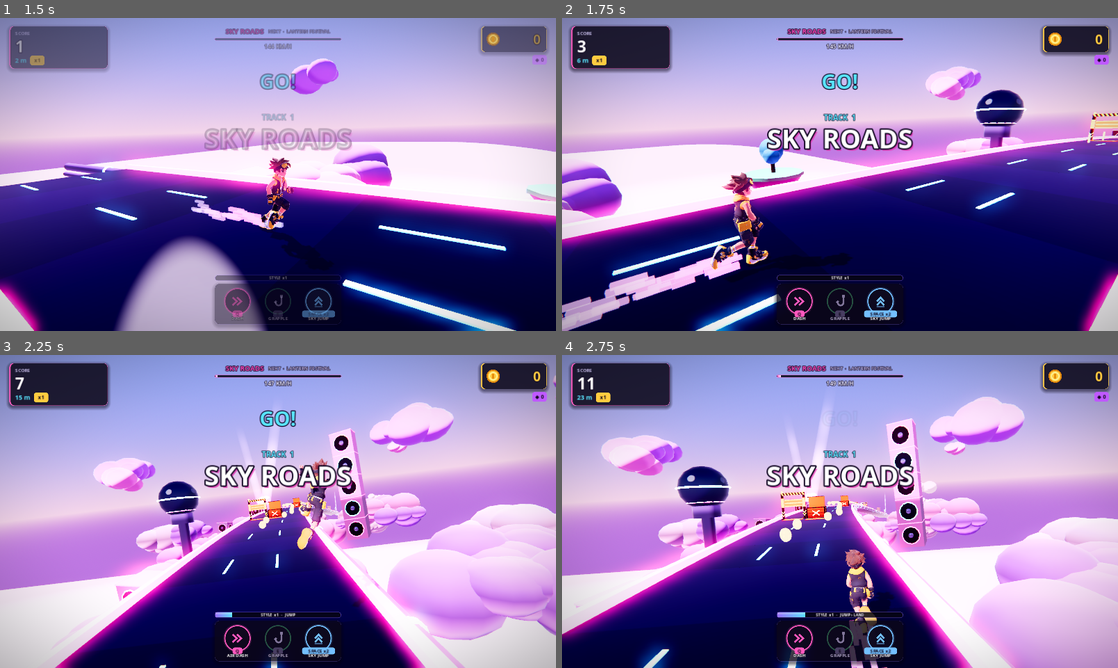
Above: before the commit, frames 1-4 (two rows, left to right).
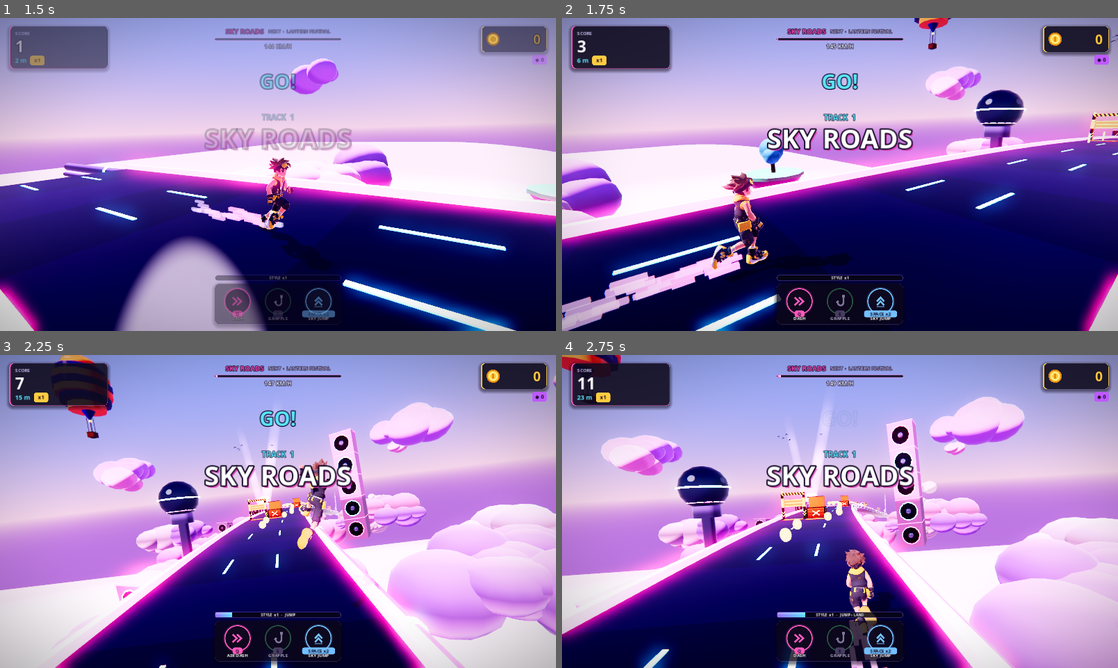
Above: after the commit, the same moments.

Repository: gaddixegaming-ux/SkylinRush
Game: Godot game, scene res://main.tscn
The game is run twice, just before and just after one commit, with the same random seed, the same clock (stepped at 60 frames per second) and the same inputs.
Inputs (mouse positions are in pixels of both pictures, inside the frame that each line leads up to):
- Up to frame 1 (1.5 s): click "▶ PLAY SPACE" at 0.5 s; click "▶ PLAY SPACE" at 1.25 s
- Up to frame 2 (1.75 s): no input
- Up to frame 3 (2.25 s): tap Enter (confirm) at 2 s; move the mouse to (400, 495) at 2.02 s; hold D (right) from 2.03 s (still down); hold W (jump) from 2.03 s (still down); click (400, 495) at 2.17 s
- Up to frame 4 (2.75 s): keep holding D (right); keep holding W (jump)

Frame 1 is identical in both runs. In frame 2, 0.3% of the frame differs, in the area x 63-100%, y 0-11%; in frame 3, 0.6%, in the area x 9-50%, y 0-31%; in frame 4, 0.3%.

Commit message:
Signs with 3D logos, billboards, hot-air balloons, birds, kites, blimps, turbines, lighthouse, plazas
- 10 fictional brands with primitive-built 3D logos (cup, burger, pizza, note, heart,
  star, ice-cream, donut, soda, bolt) on A-frame boards, pole signs and billboards
- far-layer ambience per map: hot-air balloons, bird flocks, kites, blimps, wind
  turbines, lighthouse; town plazas with fountains; flower beds
- brighter underpass, closer / bigger TITAN, test switch to keep warp tunnels out
  of the route test

Co-Authored-By: Claude Opus 5.5 <noreply@anthropic.com>
Claude-Session: https://claude.ai/code/session_01RG8yggh11HgPDzn9FhfbN7

Diff:
--- a/skyline_rush/scripts/enemies.gd
+++ b/skyline_rush/scripts/enemies.gd
@@ -280,10 +280,10 @@
 	# ---- titan (mini-boss)
 	if titan != null:
 		titan_t -= delta
-		var tz := -34.0 if titan_t > 1.5 else -120.0
+		var tz := -26.0 if titan_t > 1.5 else -120.0
 		titan.position.z = lerpf(titan.position.z, tz, 1.0 - exp(-1.2 * delta))
 		titan.position.x = lerpf(titan.position.x, p.position.x * 0.4, 1.0 - exp(-1.0 * delta))
-		titan.position.y = 7.0 + sin(_anim * 1.7) * 0.4
+		titan.position.y = 6.0 + sin(_anim * 1.7) * 0.4
 		for arm in titan.get_meta("arms"):
 			arm.rotation.x = sin(_anim * 3.0 + arm.get_meta("ph")) * 0.4
 		titan_next -= delta
@@ -430,6 +430,7 @@
 func _build_titan() -> Node3D:
 	var n := Node3D.new()
 	n.rotation.y = PI  # faces the runner
+	n.scale = Vector3.ONE * 1.35
 	var armor := _m(Color(0.22, 0.2, 0.3), 0.0, 0.35, 0.7)
 	var glow := _m(RED, 5.0)
 	w._box(n, Vector3(4.0, 3.0, 2.4), Vector3(0, 0, 0), armor, true)
--- a/skyline_rush/scripts/themes.gd
+++ b/skyline_rush/scripts/themes.gd
@@ -204,6 +204,8 @@
 # ============================================================ side dressing
 ## Spawns something at z on one side, returns spacing to the next one.
 func side(z: float, s: float, t: int) -> float:
+	if t in [1, 4, 6] and randf() < 0.07:
+		return plaza(z, s, t)
 	match t:
 		1: return _festival_side(z, s)
 		2: return _skate_side(z, s)
@@ -239,6 +241,7 @@
 
 func far(z: float, t: int) -> float:
 	var s := -1.0 if randf() < 0.5 else 1.0
+	far_extras(z - randf_range(0.0, 10.0), t)
 	match t:
 		1: _festival_far(z, s)
 		2: _skate_far(z, s)
@@ -949,6 +952,16 @@
 	if t == 8:
 		_highway_lamp(n, s)
 		return randf_range(16.0, 22.0)
+	var r2 := randf()
+	if r2 < 0.1:
+		aframe_sign(n, s, night)
+		return randf_range(5.0, 8.0)
+	elif r2 < 0.17 and t != 6:
+		pole_sign(n, s, night)
+		return randf_range(9.0, 13.0)
+	elif r2 < 0.25:
+		flower_bed(n, s)
+		return randf_range(5.0, 8.0)
 	if r < 0.36:
 		var styles := {1: [Color(1, 0.92, 0.75), Color(0.2, 0.35, 0.3)], 2: [Color(1, 0.97, 0.85), Color(0.3, 0.3, 0.35)],
 			3: [Color(1.0, 0.4, 0.8), Color(0.12, 0.12, 0.16)], 4: [Color(0.4, 0.95, 1.0), Color(0.25, 0.22, 0.3)],
@@ -1609,3 +1622,335 @@
 		for k in 4:
 			sph(n, randf_range(0.35, 0.6), Vector3(randf_range(-dp * 0.25, dp * 0.25), h + 0.8, randf_range(-wd * 0.2, wd * 0.2)), M(pick([Color(0.3, 0.6, 0.3), Color(0.4, 0.7, 0.35), Color(1, 0.6, 0.7)]), Color.BLACK, 0, 0.9))
 		bench(n, Vector3(0, h + 0.1, -wd * 0.2), s)
+
+
+# ============================================================ v9: signs, logos, balloons, ambience
+## Fictional brands: [name, logo, main colour, accent colour]
+const BRANDS := [
+	["SKY CAFE", "cup", Color(0.55, 0.32, 0.2), Color(1.0, 0.85, 0.6)],
+	["BURGER BLAST", "burger", Color(0.95, 0.35, 0.15), Color(1.0, 0.85, 0.25)],
+	["PIZZA ORBIT", "pizza", Color(0.9, 0.2, 0.2), Color(1.0, 0.8, 0.3)],
+	["NEON BEATS", "note", Color(0.55, 0.3, 1.0), Color(0.4, 0.95, 1.0)],
+	["LOVE FM 99", "heart", Color(1.0, 0.3, 0.55), Color(1.0, 0.85, 0.9)],
+	["STAR MART", "star", Color(0.2, 0.45, 0.95), Color(1.0, 0.85, 0.2)],
+	["FROSTY", "icecream", Color(0.4, 0.8, 1.0), Color(1.0, 0.7, 0.85)],
+	["DONUT HOLE", "donut", Color(1.0, 0.55, 0.75), Color(0.6, 0.35, 0.2)],
+	["FIZZ COLA", "soda", Color(0.85, 0.1, 0.15), Color(1.0, 1.0, 1.0)],
+	["VOLT ENERGY", "bolt", Color(0.15, 0.15, 0.2), Color(0.6, 1.0, 0.2)],
+]
+const SLOGANS := ["OPEN", "SALE", "HOT", "NEW", "FRESH", "24H", "50% OFF", "WELCOME"]
+
+
+## LED pixel size so `label` fits in `width` metres.
+func _fit_px(label: String, width: float, max_px: float) -> float:
+	return minf(max_px, width / maxf(1.0, label.length() * 24.0))
+
+
+## 3D logo made of primitives, facing +Z, about `sc` metres tall, centred on pos.
+func logo(p: Node3D, kind: String, pos: Vector3, sc: float, c: Color, c2: Color, glow := 0.6) -> void:
+	var m := M(c, c, glow, 0.4, 0.1, 0.3)
+	var m2 := M(c2, c2, glow, 0.4, 0.1, 0.3)
+	var wh := M(Color(0.97, 0.96, 0.94), Color(1, 1, 1), glow * 0.5, 0.5)
+	match kind:
+		"cup":
+			cyl(p, 0.28 * sc, 0.55 * sc, pos + Vector3(0, -0.05 * sc, 0), wh)
+			cyl(p, 0.29 * sc, 0.12 * sc, pos + Vector3(0, 0.0, 0), m)
+			box(p, Vector3(0.08, 0.3, 0.08) * sc, pos + Vector3(0.33 * sc, -0.02 * sc, 0), wh)
+			box(p, Vector3(0.14, 0.06, 0.08) * sc, pos + Vector3(0.3 * sc, 0.11 * sc, 0), wh)
+			box(p, Vector3(0.14, 0.06, 0.08) * sc, pos + Vector3(0.3 * sc, -0.15 * sc, 0), wh)
+			cyl(p, 0.45 * sc, 0.05 * sc, pos + Vector3(0, -0.34 * sc, 0), wh)
+			for k in 3:
+				var st := box(p, Vector3(0.05, 0.28, 0.05) * sc, pos + Vector3((k - 1) * 0.13 * sc, 0.42 * sc, 0), m2)
+				st.rotation.z = 0.35 * (1 if k % 2 == 0 else -1)
+		"burger":
+			sph(p, 0.4 * sc, pos + Vector3(0, 0.12 * sc, 0), M(Color(0.95, 0.65, 0.25)), 0.55)
+			box(p, Vector3(0.84, 0.07, 0.84) * sc, pos + Vector3(0, -0.02 * sc, 0), M(Color(1.0, 0.8, 0.1)), false, Vector3(0, 0.78, 0))
+			cyl(p, 0.43 * sc, 0.1 * sc, pos + Vector3(0, -0.08 * sc, 0), M(Color(0.4, 0.2, 0.1)))
+			cyl(p, 0.44 * sc, 0.04 * sc, pos + Vector3(0, -0.15 * sc, 0), M(Color(0.35, 0.8, 0.25)))
+			cyl(p, 0.4 * sc, 0.12 * sc, pos + Vector3(0, -0.24 * sc, 0), M(Color(0.95, 0.65, 0.25)))
+			for k in 4:
+				sph(p, 0.03 * sc, pos + Vector3((k - 1.5) * 0.12 * sc, 0.26 * sc, 0.28 * sc), wh)
+		"pizza":
+			var wedge := cone(p, 0.42 * sc, 0.9 * sc, pos, M(Color(1.0, 0.8, 0.35)), Vector3(0, 0, PI))
+			wedge.scale.z *= 0.12
+			box(p, Vector3(0.9, 0.12, 0.12) * sc, pos + Vector3(0, 0.45 * sc, 0), M(Color(0.85, 0.55, 0.25)))
+			for pp in [Vector2(-0.12, 0.2), Vector2(0.14, 0.12), Vector2(0.0, -0.1)]:
+				cyl(p, 0.07 * sc, 0.04 * sc, pos + Vector3(pp.x * sc, pp.y * sc, 0.06 * sc), M(Color(0.8, 0.15, 0.1)), Vector3(PI / 2, 0, 0))
+		"note":
+			sph(p, 0.17 * sc, pos + Vector3(-0.12 * sc, -0.3 * sc, 0), m, 0.8)
+			box(p, Vector3(0.06, 0.7, 0.06) * sc, pos + Vector3(0.03 * sc, 0.05 * sc, 0), m)
+			box(p, Vector3(0.28, 0.08, 0.06) * sc, pos + Vector3(0.15 * sc, 0.36 * sc, 0), m, false, Vector3(0, 0, -0.4))
+		"heart":
+			sph(p, 0.22 * sc, pos + Vector3(-0.15 * sc, 0.1 * sc, 0), m)
+			sph(p, 0.22 * sc, pos + Vector3(0.15 * sc, 0.1 * sc, 0), m)
+			box(p, Vector3(0.42, 0.42, 0.3) * sc, pos + Vector3(0, -0.08 * sc, 0), m, false, Vector3(0, 0, PI / 4))
+		"star":
+			for k in 5:
+				var arm := box(p, Vector3(0.14, 0.42, 0.1) * sc, pos, m)
+				arm.rotation.z = TAU * k / 5.0
+				arm.position = pos + Vector3(-sin(TAU * k / 5.0), cos(TAU * k / 5.0), 0) * 0.2 * sc
+			sph(p, 0.14 * sc, pos, m2)
+		"icecream":
+			cone(p, 0.2 * sc, 0.55 * sc, pos + Vector3(0, -0.2 * sc, 0), M(Color(0.85, 0.6, 0.3)), Vector3(0, 0, PI))
+			sph(p, 0.2 * sc, pos + Vector3(0, 0.12 * sc, 0), m2)
+			sph(p, 0.17 * sc, pos + Vector3(0, 0.36 * sc, 0), M(Color(0.98, 0.95, 0.9)))
+			sph(p, 0.05 * sc, pos + Vector3(0, 0.55 * sc, 0), M(Color(0.9, 0.1, 0.2)))
+		"donut":
+			for k in 10:
+				var a := TAU * k / 10.0
+				sph(p, 0.14 * sc, pos + Vector3(cos(a), sin(a), 0) * 0.27 * sc, m if k % 2 == 0 else M(c.darkened(0.1)))
+			for k in 5:
+				var a2 := TAU * k / 5.0 + 0.3
+				box(p, Vector3(0.08, 0.025, 0.03) * sc, pos + Vector3(cos(a2), sin(a2), 0.9) * 0.27 * sc, m2, false, Vector3(0, 0, a2))
+		"soda":
+			cyl(p, 0.16 * sc, 0.55 * sc, pos + Vector3(0, -0.1 * sc, 0), m)
+			cone(p, 0.16 * sc, 0.2 * sc, pos + Vector3(0, 0.27 * sc, 0), m)
+			cyl(p, 0.06 * sc, 0.12 * sc, pos + Vector3(0, 0.42 * sc, 0), wh)
+			box(p, Vector3(0.34, 0.16, 0.34) * sc, pos + Vector3(0, -0.1 * sc, 0), wh)
+		"bolt":
+			box(p, Vector3(0.14, 0.5, 0.1) * sc, pos + Vector3(0.07 * sc, 0.18 * sc, 0), m2, false, Vector3(0, 0, -0.45))
+			box(p, Vector3(0.14, 0.5, 0.1) * sc, pos + Vector3(-0.07 * sc, -0.18 * sc, 0), m2, false, Vector3(0, 0, -0.45))
+			box(p, Vector3(0.36, 0.1, 0.1) * sc, pos, m2)
+
+
+## Sidewalk A-frame board: "OPEN", "SALE"... with a little logo on top.
+func aframe_sign(p: Node3D, s: float, night: bool) -> void:
+	var b: Array = pick(BRANDS)
+	var frame := M(Color(0.35, 0.22, 0.14), Color.BLACK, 0.0, 0.8)
+	var board := M(Color(0.08, 0.1, 0.09), Color.BLACK, 0.0, 0.9)
+	for zz in [-0.18, 0.18]:
+		var pn := box(p, Vector3(0.7, 1.1, 0.05), Vector3(s * 0.2, 0.55, zz), board)
+		pn.rotation.x = 0.17 * signf(zz)
+	box(p, Vector3(0.78, 0.06, 0.45), Vector3(s * 0.2, 1.1, 0), frame)
+	var sl: String = pick(SLOGANS)
+	text(p, sl, Vector3(s * 0.2, 0.75, 0.24), _fit_px(sl, 0.6, 0.011), Color(1, 1, 1), 1.5 if night else 1.0, Vector3(0.17, 0, 0))
+	logo(p, b[1], Vector3(s * 0.2, 1.42, 0), 0.5, b[2], b[3], 0.8 if night else 0.3)
+
+
+## Roadside logo sign on a pole (fast-food style), lit at night.
+func pole_sign(p: Node3D, s: float, night: bool) -> void:
+	var b: Array = pick(BRANDS)
+	var pole := M(Color(0.55, 0.57, 0.62), Color.BLACK, 0.0, 0.3, 0.7)
+	cyl(p, 0.12, 5.6, Vector3(s * 1.4, 2.8, 0), pole)
+	var c: Color = b[2]
+	var panel := M(c.darkened(0.15), c, 0.35 if night else 0.12, 0.4)
+	box(p, Vector3(2.3, 1.6, 0.35), Vector3(s * 1.4, 6.3, 0), panel)
+	box(p, Vector3(2.4, 0.1, 0.4), Vector3(s * 1.4, 7.12, 0), G(b[3], 2.5))
+	box(p, Vector3(2.4, 0.1, 0.4), Vector3(s * 1.4, 5.48, 0), G(b[3], 2.5))
+	logo(p, b[1], Vector3(s * 1.4, 6.45, 0.35), 1.1, b[3], Color(1, 1, 1), 1.2 if night else 0.5)
+	text(p, b[0], Vector3(s * 1.4, 5.8, 0.2), _fit_px(b[0], 2.1, 0.011), Color(1, 1, 1), 2.5 if night else 1.5)
+	if night:
+		light(p, Vector3(s * 1.4, 6.2, 1.5), b[3], 1.4, 7.0)
+
+
+## Flower bed along the kerb.
+func flower_bed(p: Node3D, s: float) -> void:
+	box(p, Vector3(0.8, 0.3, 2.4), Vector3(s * 0.4, 0.15, 0), M(Color(0.55, 0.45, 0.38), Color.BLACK, 0, 0.9))
+	box(p, Vector3(0.7, 0.05, 2.3), Vector3(s * 0.4, 0.31, 0), M(Color(0.3, 0.5, 0.2)))
+	var cols := [Color(1, 0.35, 0.5), Color(1, 0.85, 0.2), Color(0.7, 0.45, 1), Color(1, 1, 1), Color(1, 0.55, 0.2)]
+	for k in 9:
+		var fc: Color = cols[randi() % cols.size()]
+		sph(p, 0.11, Vector3(s * 0.4 + randf_range(-0.25, 0.25), 0.42, -1.0 + k * 0.25), M(fc, fc, 0.15))
+
+
+## Big billboard on tall posts beyond the first row of buildings.
+func billboard(z: float, s: float, night: bool, tall := false) -> void:
+	var b: Array = pick(BRANDS)
+	var n := node(Vector3(s * randf_range(17.0, 24.0), 0, z), 6.0)
+	var steel := M(Color(0.4, 0.4, 0.45), Color.BLACK, 0.0, 0.4, 0.7)
+	# in dense towns the board stands high enough to clear the rooftops
+	var h := randf_range(17.0, 21.0) if tall else randf_range(11.0, 15.0)
+	for xx in [-2.5, 2.5]:
+		box(n, Vector3(0.35, h, 0.35), Vector3(xx, h * 0.5, 0), steel)
+	box(n, Vector3(8.4, 0.2, 1.0), Vector3(0, h - 0.1, 0.4), steel)
+	var c: Color = b[2]
+	box(n, Vector3(8.4, 3.8, 0.3), Vector3(0, h + 1.8, 0), M(c.darkened(0.2), c, 0.25 if night else 0.08, 0.5))
+	box(n, Vector3(8.6, 0.15, 0.35), Vector3(0, h + 3.75, 0), G(b[3], 2.0))
+	box(n, Vector3(8.6, 0.15, 0.35), Vector3(0, h - 0.15, 0), G(b[3], 2.0))
+	logo(n, b[1], Vector3(-2.6, h + 1.8, 0.3), 2.8, b[3], Color(1, 1, 1), 1.0 if night else 0.4)
+	text(n, b[0], Vector3(1.3, h + 2.3, 0.2), _fit_px(b[0], 5.0, 0.03), Color(1, 1, 1), 2.8 if night else 1.8)
+	var sl: String = pick(SLOGANS)
+	text(n, sl, Vector3(1.3, h + 1.0, 0.2), _fit_px(sl, 4.0, 0.022), b[3], 2.8 if night else 1.8)
+	for xx in [-3.0, 0.0, 3.0]:
+		box(n, Vector3(0.3, 0.2, 0.5), Vector3(xx, h, 0.8), G(Color(1, 0.95, 0.8), 3.0))
+
+
+## Hot-air balloon drifting (bobbing) far over the town.
+func hot_air_balloon(z: float, s: float) -> void:
+	var n := node(Vector3(s * randf_range(26.0, 75.0), randf_range(20.0, 46.0), z), 10.0)
+	var palettes := [[Color(1.0, 0.3, 0.35), Color(1.0, 0.85, 0.25)], [Color(0.3, 0.55, 1.0), Color(1.0, 1.0, 1.0)],
+		[Color(0.55, 0.9, 0.35), Color(1.0, 0.55, 0.2)], [Color(0.75, 0.35, 1.0), Color(1.0, 0.6, 0.85)],
+		[Color(1.0, 0.55, 0.15), Color(0.2, 0.25, 0.6)], [Color(0.2, 0.85, 0.85), Color(1.0, 0.35, 0.6)]]
+	var pal: Array = pick(palettes)
+	var r := randf_range(3.2, 4.6)
+	var a := M(pal[0], pal[0], 0.1, 0.6)
+	var b := M(pal[1], pal[1], 0.1, 0.6)
+	# envelope: coloured gores approximated by stacked bands
+	for k in 7:
+		var t := float(k) / 6.0
+		var yy := r * (0.9 - t * 1.7)
+		var rad := r * sqrt(maxf(0.02, 1.0 - pow(0.9 - t * 1.7, 2.0) * 0.9))
+		cyl(n, rad, r * 0.26, Vector3(0, yy, 0), a if k % 2 == 0 else b)
+	sph(n, r * 0.62, Vector3(0, r * 0.95, 0), a, 0.6)
+	cone(n, r * 0.45, r * 0.8, Vector3(0, -r * 0.95, 0), b, Vector3(PI, 0, 0))
+	var rope := M(Color(0.3, 0.25, 0.2))
+	for k in 4:
+		var ang := TAU * k / 4.0 + 0.78
+		box(n, Vector3(0.05, r * 0.7, 0.05), Vector3(cos(ang) * 0.5, -r * 1.55, sin(ang) * 0.5), rope)
+	box(n, Vector3(1.2, 0.9, 1.2), Vector3(0, -r * 1.95, 0), M(Color(0.55, 0.35, 0.2), Color.BLACK, 0, 0.9))
+	box(n, Vector3(1.25, 0.12, 1.25), Vector3(0, -r * 1.95 + 0.45, 0), M(Color(0.35, 0.22, 0.12)))
+	sph(n, 0.25, Vector3(0, -r * 1.35, 0), G(Color(1.0, 0.6, 0.2), 4.0))
+	w.bobbers.append([n, n.position.y, randf_range(0.8, 1.6), randf_range(0.25, 0.45), randf() * TAU])
+
+
+## A flock of birds circling high up (one spinning node - cheap).
+func bird_flock(z: float, s: float) -> void:
+	var n := node(Vector3(s * randf_range(10.0, 45.0), randf_range(22.0, 34.0), z), 12.0)
+	var flock := Node3D.new()
+	n.add_child(flock)
+	var bm := M(Color(0.12, 0.1, 0.14))
+	for k in randi_range(5, 9):
+		var ang := randf() * TAU
+		var rr := randf_range(4.0, 9.0)
+		var p := Vector3(cos(ang) * rr, randf_range(-1.5, 1.5), sin(ang) * rr)
+		for sd in [-1.0, 1.0]:
+			var wing := box(flock, Vector3(0.7, 0.05, 0.22), p + Vector3(sd * 0.3, 0.1, 0), bm)
+			wing.rotation = Vector3(0, -ang, sd * 0.45)
+	w.spinners.append([flock, Vector3(0, 1, 0), randf_range(0.3, 0.6) * (1 if randf() < 0.5 else -1)])
+	w.bobbers.append([n, n.position.y, 1.2, 0.5, randf() * TAU])
+
+
+## Kite on a long string anchored behind the buildings.
+func kite(z: float, s: float) -> void:
+	var n := node(Vector3(s * randf_range(14.0, 30.0), randf_range(16.0, 26.0), z), 4.0)
+	var c: Color = pick([Color(1, 0.3, 0.4), Color(0.3, 0.7, 1), Color(1, 0.85, 0.2), Color(0.6, 1, 0.4), Color(0.8, 0.4, 1)])
+	var d := box(n, Vector3(1.6, 1.6, 0.05), Vector3.ZERO, M(c, c, 0.2, 0.6), false, Vector3(0, 0, PI / 4))
+	d.scale.y = 1.6
+	box(n, Vector3(0.05, 2.2, 0.06), Vector3.ZERO, M(Color(0.3, 0.2, 0.1)))
+	for k in 5:
+		box(n, Vector3(0.25, 0.12, 0.03), Vector3(sin(k * 1.3) * 0.3, -1.6 - k * 0.55, 0), M(Color.WHITE if k % 2 == 0 else c))
+	var st := box(n, Vector3(0.02, n.position.y * 1.1, 0.02), Vector3(-s * 3.0, -n.position.y * 0.5, 0), M(Color(0.9, 0.9, 0.9)))
+	st.rotation.z = s * 0.2
+	w.bobbers.append([n, n.position.y, 0.7, 1.1, randf() * TAU])
+
+
+## Advertising blimp with a lit banner.
+func blimp(z: float, s: float, night: bool) -> void:
+	var n := node(Vector3(s * randf_range(30.0, 70.0), randf_range(34.0, 50.0), z), 14.0)
+	var b: Array = pick(BRANDS)
+	var hull := M(Color(0.85, 0.86, 0.9), Color.BLACK, 0.0, 0.35, 0.3)
+	var body := sph(n, 3.0, Vector3.ZERO, hull)
+	body.scale = Vector3(3.0, 3.0, 9.0)
+	for sd in [-1.0, 1.0]:
+		box(n, Vector3(0.15, 2.4, 2.2), Vector3(sd * 1.1, 1.4, -8.0), M(b[2]), false, Vector3(0, 0, sd * 0.5))
+	box(n, Vector3(0.15, 2.8, 2.4), Vector3(0, 2.2, -8.0), M(b[2]))
+	box(n, Vector3(1.4, 1.0, 3.0), Vector3(0, -3.3, 0.5), M(Color(0.3, 0.3, 0.35)))
+	var side := -s
+	box(n, Vector3(0.12, 2.2, 9.0), Vector3(side * 3.02, 0.2, 0), M(b[2].darkened(0.1), b[2], 0.4 if night else 0.1))
+	text(n, b[0], Vector3(side * 3.1, 0.3, 0), _fit_px(b[0], 8.0, 0.03), Color(1, 1, 1), 3.0 if night else 1.5, Vector3(0, side * PI / 2, 0))
+	w.bobbers.append([n, n.position.y, 1.5, 0.2, randf() * TAU])
+
+
+## Wind turbine on the hills (blades spin on one node).
+func wind_turbine(z: float, s: float) -> void:
+	var n := node(Vector3(s * randf_range(35.0, 80.0), 0, z), 10.0)
+	var wh := M(Color(0.95, 0.95, 0.97), Color.BLACK, 0.0, 0.4, 0.2)
+	var h := randf_range(24.0, 32.0)
+	cyl(n, 0.7, h, Vector3(0, h * 0.5, 0), wh)
+	box(n, Vector3(1.2, 1.2, 2.6), Vector3(0, h, -0.4), wh)
+	var rotor := Node3D.new()
+	rotor.position = Vector3(0, h, 1.0)
+	n.add_child(rotor)
+	sph(rotor, 0.6, Vector3.ZERO, wh)
+	for k in 3:
+		var blade := box(rotor, Vector3(0.9, 11.0, 0.2), Vector3.ZERO, wh)
+		blade.rotation.z = TAU * k / 3.0
+		blade.position = Vector3(-sin(TAU * k / 3.0), cos(TAU * k / 3.0), 0) * 5.5
+	w.spinners.append([rotor, Vector3(0, 0, 1), randf_range(0.6, 1.2)])
+
+
+## Harbour lighthouse with a sweeping beam.
+func lighthouse(z: float, s: float) -> void:
+	var n := node(Vector3(s * randf_range(40.0, 70.0), -4.0, z), 10.0)
+	for k in 6:
+		cyl(n, 3.0 - k * 0.3, 4.0, Vector3(0, 2.0 + k * 4.0, 0), M(Color(0.95, 0.2, 0.2) if k % 2 == 0 else Color(0.97, 0.97, 0.97)))
+	cyl(n, 1.6, 2.5, Vector3(0, 26.0, 0), G(Color(1.0, 0.95, 0.7), 4.0))
+	cone(n, 2.0, 2.0, Vector3(0, 28.2, 0), M(Color(0.2, 0.2, 0.25)))
+	var head := Node3D.new()
+	head.position = Vector3(0, 26.0, 0)
+	n.add_child(head)
+	var beam: MeshInstance3D = w._beam(head, Vector3.ZERO, 1.5, 60.0, Color(1.0, 0.95, 0.7), 0.25)
+	beam.rotation.z = PI / 2
+	beam.position = Vector3(30.0, 0, 0)
+	w.spinners.append([head, Vector3(0, 1, 0), 0.8])
+
+
+## Town plaza: fountain + flower beds + benches + a couple of trees.
+func plaza(z: float, s: float, t: int) -> float:
+	var n := node(Vector3(s * 11.5, 0, z - 5.0), 6.0)
+	var stone := M(Color(0.82, 0.8, 0.76), Color.BLACK, 0, 0.8)
+	box(n, Vector3(9.0, 0.12, 10.0), Vector3(0, 0.06, 0), M(Color(0.75, 0.72, 0.68), Color.BLACK, 0, 0.9))
+	cyl(n, 2.4, 0.6, Vector3(0, 0.3, 0), stone)
+	cyl(n, 2.1, 0.08, Vector3(0, 0.58, 0), w.mat(Color(0.35, 0.65, 0.95), Color(0.3, 0.6, 1.0), 0.4, 0.05, 0.3, 0.6))
+	cyl(n, 0.35, 1.8, Vector3(0, 1.2, 0), stone)
+	cyl(n, 1.0, 0.25, Vector3(0, 2.1, 0), stone)
+	for k in 6:
+		var a := TAU * k / 6.0
+		var jet := box(n, Vector3(0.06, 1.2, 0.06), Vector3(cos(a) * 0.7, 2.6, sin(a) * 0.7), w.mat(Color(0.7, 0.9, 1.0), Color(0.5, 0.8, 1.0), 1.2, 0.1, 0.0, 0.3), false)
+		jet.rotation = Vector3(sin(a) * 0.4, 0, -cos(a) * 0.4)
+	sph(n, 0.3, Vector3(0, 2.4, 0), w.mat(Color(0.8, 0.95, 1.0), Color(0.6, 0.9, 1.0), 1.5, 0.1))
+	for zz in [-3.8, 3.8]:
+		bench(n, Vector3(-3.0, 0.12, zz), 1.0)
+	var fb := Node3D.new()
+	fb.position = Vector3(3.2, 0, 0)
+	n.add_child(fb)
+	flower_bed(fb, 1.0)
+	gtree(n, Vector3(3.5, 0.12, -3.8), _tree_for(t), 4.0)
+	gtree(n, Vector3(3.5, 0.12, 3.8), _tree_for(t), 4.5)
+	return 13.0
+
+
+## Extra atmosphere in the far layer, per map (kept sparse for performance).
+func far_extras(z: float, t: int) -> void:
+	var s := -1.0 if randf() < 0.5 else 1.0
+	var night: bool = t == 3 or t == 7
+	var r := randf()
+	match t:
+		0:
+			if r < 0.3: hot_air_balloon(z, s)
+			elif r < 0.45: bird_flock(z, s)
+			elif r < 0.55: blimp(z, s, false)
+		1:
+			if r < 0.22: hot_air_balloon(z, s)
+			elif r < 0.4: billboard(z, s, false, true)
+			elif r < 0.52: kite(z, s)
+			elif r < 0.6: bird_flock(z, s)
+		2:
+			if r < 0.2: hot_air_balloon(z, s)
+			elif r < 0.4: kite(z, s)
+			elif r < 0.55: billboard(z, s, false)
+			elif r < 0.62: bird_flock(z, s)
+		3:
+			if r < 0.35: billboard(z, s, true, true)
+			elif r < 0.47: blimp(z, s, true)
+		4:
+			if r < 0.4: billboard(z, s, false, true)
+			elif r < 0.52: blimp(z, s, false)
+		5:
+			if r < 0.22: hot_air_balloon(z, s)
+			elif r < 0.34: lighthouse(z, s)
+			elif r < 0.46: wind_turbine(z, s)
+			elif r < 0.58: bird_flock(z, s)
+			elif r < 0.66: kite(z, s)
+		6:
+			if r < 0.25: hot_air_balloon(z, s)
+			elif r < 0.42: bird_flock(z, s)
+			elif r < 0.5: kite(z, s)
+		7:
+			if r < 0.3: hot_air_balloon(z, s)
+			elif r < 0.5: billboard(z, s, true)
+			elif r < 0.58: blimp(z, s, true)
+		8:
+			if r < 0.3: billboard(z, s, false)
+			elif r < 0.48: wind_turbine(z, s)
+			elif r < 0.56: hot_air_balloon(z, s)
--- a/skyline_rush/scripts/world.gd
+++ b/skyline_rush/scripts/world.gd
@@ -285,7 +285,7 @@
 	if fork_rows > 0:
 		new_safe = 0  # the high path and the underpass own the outer lanes
 	var tunnel_lane := 0
-	if rows_spawned > 8 and rows_spawned % 19 == 9 and platform_rows == 0 and wall_rows == 0 and fork_rows == 0:
+	if allow_tunnels and rows_spawned > 8 and rows_spawned % 19 == 9 and platform_rows == 0 and wall_rows == 0 and fork_rows == 0:
 		tunnel_lane = -1 if randf() < 0.5 else 1
 		if new_safe == tunnel_lane:
 			new_safe = 0
@@ -1813,6 +1813,7 @@
 var fork_rows := 0
 var rows_since_fork := 0
 var force_fork := false   # tests / events can ask for the next row to be a fork
+var allow_tunnels := true # tests switch warp tunnels off
 
 
 func _spawn_fork(z: float) -> float:
@@ -1895,7 +1896,7 @@
 	# ---- UNDERPASS: roofed tunnel over the right lane
 	var u := _obj("underpass", 1, start - FORK_LEN * 0.5, FORK_LEN * 0.5)
 	u.set_meta("len", FORK_LEN)
-	var conc := mat(Color(0.42, 0.42, 0.46), Color.BLACK, 0.0, 0.85)
+	var conc := mat(Color(0.62, 0.6, 0.66), Color(0.5, 0.45, 0.6), 0.12, 0.85)
 	var dark := mat(Color(0.12, 0.12, 0.15), Color.BLACK, 0.0, 0.9)
 	var lamp := mat(Color(1.0, 0.85, 0.6), Color(1.0, 0.8, 0.5), 3.5)
 	_box(u, Vector3(3.4, 0.4, FORK_LEN), Vector3(0.1, 4.6, 0), conc)
@@ -1906,6 +1907,8 @@
 		_box(u, Vector3(0.35, 4.4, 0.35), Vector3(-1.25, 2.2, zz), conc)
 		_box(u, Vector3(1.6, 0.06, 0.25), Vector3(0.1, 4.37, zz), lamp, false)
 		_box(u, Vector3(0.05, 0.3, 1.2), Vector3(1.38, 1.0, zz), mat(CYAN, CYAN, 2.0, 0.4, 0, 0, 0.8), false)
+		_box(u, Vector3(0.06, 0.5, 0.9), Vector3(1.37, 3.2, zz + 3.0), lamp, false)
+		_box(u, Vector3(0.04, 3.6, 0.12), Vector3(1.38, 2.0, zz + 1.5), mat(Color(1.0, 0.5, 0.8), Color(1.0, 0.45, 0.8), 1.8), false)
 	# entrance portal frame + sign
 	_box(u, Vector3(3.6, 0.7, 0.5), Vector3(0.1, 4.2, FORK_LEN * 0.5), mat(Color(0.2, 0.2, 0.25), CYAN, 0.4))
 	var was2 := batching
--- /dev/null
+++ b/skyline_rush/tools/shot_decor.gd
@@ -0,0 +1,61 @@
+extends SceneTree
+## Dev tool: a close-up line-up of the v9 signs, logos, balloons and ambience.
+var main
+
+
+func _shot(name: String) -> void:
+	for i in 4:
+		await process_frame
+	await RenderingServer.frame_post_draw
+	get_root().get_texture().get_image().save_png("res://tools/shots/%s.png" % name)
+	print("shot ", name)
+
+
+func _initialize() -> void:
+	main = (load("res://main.tscn") as PackedScene).instantiate()
+	get_root().add_child(main)
+	for i in 10:
+		await process_frame
+	main.start_zone = 4
+	main._start_game()
+	main.grace = 9999.0
+	for i in 20:
+		await process_frame
+	main._set_paused(true)
+	main.hud.show_pause(false)
+	main.hud.hud.visible = false
+	var th = main.world.themes
+	var w = main.world
+	for c in w.objects.get_children():
+		c.queue_free()
+	# row of logos on pole signs down the left, A-frames on the right
+	w.batching = true
+	for i in 10:
+		var n := Node3D.new()
+		n.position = Vector3(-4.4 + (i % 5) * 2.2, 0, -9.0 - (i / 5) * 5.0)
+		w.scenery.add_child(n)
+		var b: Array = th.BRANDS[i]
+		th.logo(n, b[1], Vector3(0, 2.0 + (i / 5) * 1.3, 0), 1.3, b[2], b[3], 0.6)
+		th.text(n, b[0], Vector3(0, 1.0 + (i / 5) * 1.3, 0), th._fit_px(b[0], 2.0, 0.011), Color.WHITE, 2.0)
+	for i in 3:
+		var n2 := Node3D.new()
+		n2.position = Vector3(4.2, 0.13, -12.0 - i * 9.0)
+		w.scenery.add_child(n2)
+		th.aframe_sign(n2, 1.0, false) if i != 1 else th.pole_sign(n2, -1.0, false)
+	th.billboard(-70.0, 1.0, false, true)
+	w.batching = false
+	w.flush_batches()
+	await _shot("decor_signs")
+	# sky: balloons, blimp, flock, kite, turbine
+	w.batching = true
+	for i in 3:
+		th.hot_air_balloon(-60.0 - i * 25.0, -1.0 if i % 2 == 0 else 1.0)
+	th.blimp(-110.0, 1.0, false)
+	th.bird_flock(-50.0, 1.0)
+	th.kite(-40.0, -1.0)
+	th.wind_turbine(-120.0, 1.0)
+	w.batching = false
+	w.flush_batches()
+	main.cam.rotation.x += 0.25
+	await _shot("decor_sky")
+	quit()
--- a/skyline_rush/tools/smoke_test.gd
+++ b/skyline_rush/tools/smoke_test.gd
@@ -117,6 +117,7 @@
 	main.style.broken()
 	print("style broken: x%d -> x%d" % [before, main.style.mult()])
 	# ---- route fork: take the HIGH route, then the UNDERPASS
+	main.world.allow_tunnels = false
 	for want in ["high", "under"]:
 		main.world.force_fork = true
 		main.world.rows_since_fork = 99
@@ -140,6 +141,7 @@
 		await _wait(1.0)
 		await _shot("route_" + want)
 		await _wait(4.0)
+	main.world.allow_tunnels = true
 	# ---- pickups
 	var p: Vector3 = main.player.position
 	for c in ["energy", "fragment", "key", "artifact"]:
